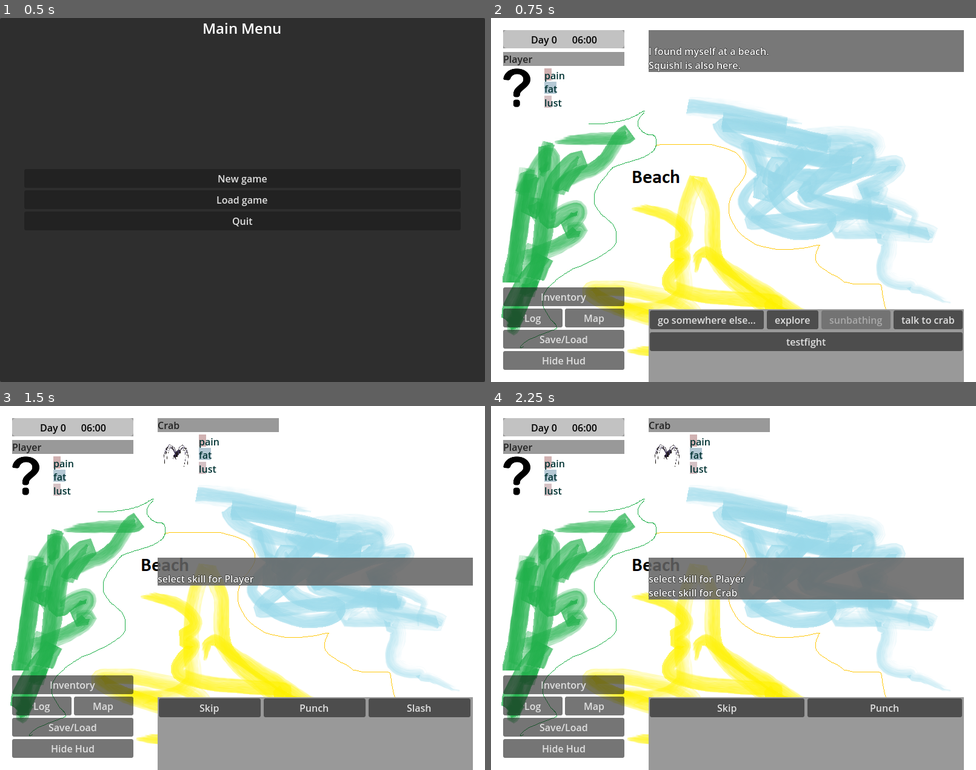
Above: before the commit, frames 1-4 (two rows, left to right).
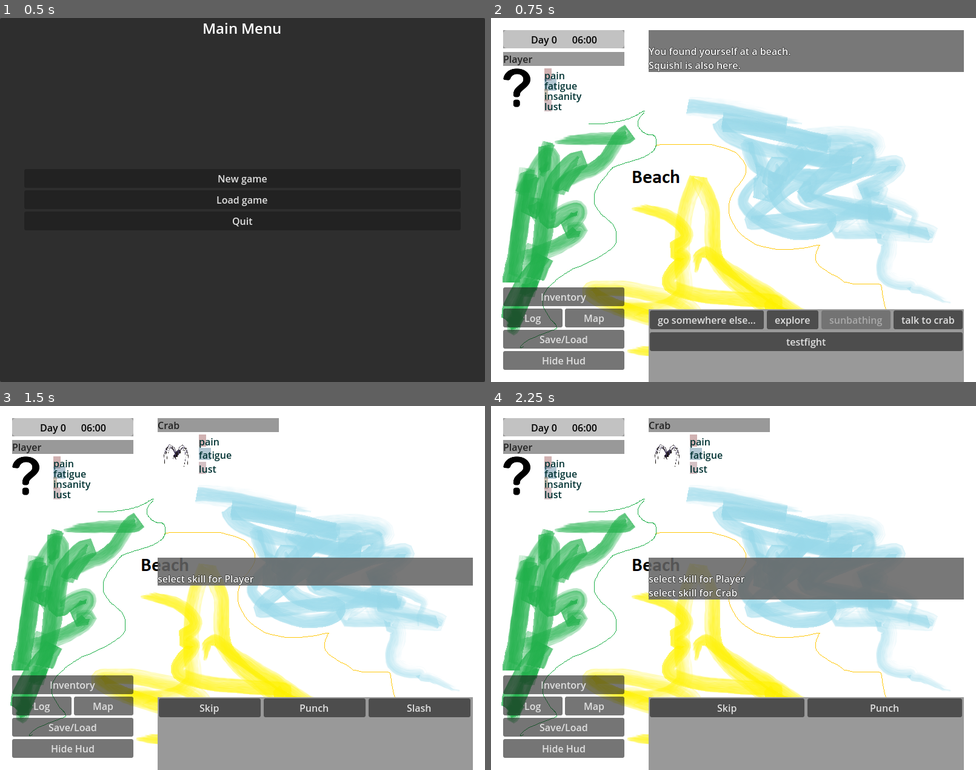
Above: after the commit, the same moments.

Repository: jackdarker/Octopant
Game: Godot game, scene res://ui/Loadingscreen.tscn
The game is run twice, just before and just after one commit, with the same random seed, the same clock (stepped at 60 frames per second) and the same inputs. The engine's default icon, where the game draws it, is replaced by a stand-in: a white triangle on a blue panel in a dark square.
Inputs:
- Up to frame 1 (0.5 s): no input
- Up to frame 2 (0.75 s): click "New game" at 0.5 s
- Up to frame 3 (1.5 s): click "testfight" at 1.25 s
- Up to frame 4 (2.25 s): click "Skip" at 2 s

Frame 1 is identical in both runs. In frame 2, 0.7% of the frame differs, in the area x 11-62%, y 8-26%; in frame 3, 0.3%; in frame 4, 0.3%.

Commit message:
???

Diff:
--- a/game/Tag.gd
+++ b/game/Tag.gd
@@ -1,7 +1,7 @@
 extends Node
 class_name Tag
 
-
+#TODO
 # Check.new(Obj.getTags()).Or(All("blue","flat").Any("tasty","boring"),Not("fishy"))
 
 var tagsToCheck:Array[String]=[]
--- a/game/character/character.gd
+++ b/game/character/character.gd
@@ -23,9 +23,9 @@
 	outfit=Outfit.new()
 	outfit.user=(self)
 	status=StatusList.new()
-	status.addItem(Status.create("pain",0,0,60))
-	status.addItem(Status.create("fatigue",0,0,100))
-	status.addItem(Status.create("lust",0,0,60))
+	status.addItem(Status.create(StatEnum.Pain,0,0,60))
+	status.addItem(Status.create(StatEnum.Fatigue,0,0,100))
+	status.addItem(Status.create(StatEnum.Lust,0,0,60))
 	effects=EffectsList.new()
 	effects.user=(self)
 	skills= Inventory.new()
--- a/game/character/player.gd
+++ b/game/character/player.gd
@@ -4,6 +4,7 @@
 func _init():
 	super()
 	self.ID="Player"
+	status.addItem(Status.create(StatEnum.Insanity,0,0,30))
 	self.skills.addItem(GR.createSkill("Skill_Slash"))
 
 func post_sleep():
--- a/game/main_scene.gd
+++ b/game/main_scene.gd
@@ -1,5 +1,4 @@
-extends Node
-class_name MainScene
+class_name MainScene extends Node
 
 signal time_passed(_secondsPassed)
 
@@ -193,11 +192,21 @@
 	startNewDay()
 	Global.pc.post_sleep()
 
+func defaultDefeat(scene):
+	Global.hud.clearOutput()
+	Global.hud.clearInput()
+	Global.hud.say("You lost")
+	Global.hud.addButton("Next","",
+		func():
+			Global.main.removeScene(scene)
+			Global.main.endCurrentScene()
+			)
+
+#region save/load
 #called by save-dialog
 func canSave()->bool:
 	return true
 
-#region save/load
 func loadData(data):
 	timeOfDay=data["time"]
 	currentDay=data["day"]
@@ -218,6 +227,7 @@
 	Global.pc.status.registerSignalItemChanged(Global.hud.on_pc_stat_update,"pain")
 	Global.pc.status.registerSignalItemChanged(Global.hud.on_pc_stat_update,"fatigue")
 	Global.pc.status.registerSignalItemChanged(Global.hud.on_pc_stat_update,StatEnum.Lust)
+	Global.pc.status.registerSignalItemChanged(Global.hud.on_pc_stat_update,StatEnum.Insanity)
 	Global.pc.effects.registerSignalItemsChanged(Global.hud.on_pc_effect_update)
 	#TODO force update HUD, also restore the running event ?
 	time_passed.emit(0)
--- a/game/quest/quest.gd
+++ b/game/quest/quest.gd
@@ -12,9 +12,13 @@
 @export_multiline var quest_description: String
 ## A brief description that outlines what must be done to complete the quest
 @export_multiline var quest_objective: String
+## is the quest visible (in Quest-Log & notifications)
+@export var hidden:= HIDE.NONE
 
 @export var steps: Array[QuestStep]
 @export var rewards: Array
+
+enum HIDE {NONE=0, NAME=1, ALL=255}
 
 ## Emitted by default when [method start] gets called.
 signal started
@@ -105,11 +109,13 @@
 		_i+=1
 	var data ={"ID":ID,
 			"complete":objective_completed,
+			"hidden": hidden,
 			"steps":stepData}
 	return(data)
 
 func loadData(data:Dictionary):
 	objective_completed=data["complete"]
+	hidden = data["hidden"]
 	var _i:int=0
 	for step in steps:
 		step.loadData(data["steps"][str(_i)])	#TODO things get messed up if steps are shuffled in new versions
@@ -117,6 +123,5 @@
 		step.updated.connect(_update_step.bind(step))
 
 
-
 func _to_string() -> String:
 	return "<Quest id=" + ID + " name=\"" + quest_name + "\">"
--- a/game/quest/quest_step.gd
+++ b/game/quest/quest_step.gd
@@ -2,6 +2,7 @@
 
 @export_multiline var title: String
 @export var completed: bool = false
+@export var hidden:=Quest.HIDE.NONE
 
 signal updated
 
@@ -15,7 +16,7 @@
 
 
 func saveData() -> Dictionary:
-	return {"completed": completed}
+	return {"completed": completed, "hidden":hidden}
 
 
 func loadData(data: Dictionary) -> void:
--- a/game/quest/step/gather_item.gd
+++ b/game/quest/step/gather_item.gd
@@ -1,4 +1,4 @@
-class_name GatherItemsQuestStep extends QuestStep
+class_name QuestStepGatherItems extends QuestStep
 
 ## questStep to gather item in inventory
 
--- /dev/null
+++ b/game/quest/step/has_flag.gd
@@ -0,0 +1,22 @@
+class_name QuestStepHasFlag extends QuestStep
+
+## questStep that checks on a flag
+
+
+@export var moduleID: String
+@export var flagID: String
+@export var valueMin = 0
+@export var valueMax = 1
+
+
+func ready() -> void:
+	postLoad()
+
+func postLoad()->void:
+	meets_condition()
+
+func meets_condition() -> bool:
+	var _x=GR.getModuleFlag(moduleID,flagID)
+	if _x && (_x is int || _x is float):
+		completed = (_x>=valueMin && _x<=valueMax)
+	return completed
--- /dev/null
+++ b/modules/__default/quest/quest_find_locations1.tres
@@ -0,0 +1,32 @@
+[gd_resource type="Resource" script_class="Quest" load_steps=6 format=3 uid="uid://bykkpmw4s63kr"]
+
+[ext_resource type="Script" uid="uid://27gxkaeehmlu" path="res://game/quest/step/has_flag.gd" id="1_crjtx"]
+[ext_resource type="Script" uid="uid://0jbnqgdlwjeo" path="res://game/quest/quest.gd" id="1_tl15q"]
+[ext_resource type="Script" uid="uid://csw73g6brkjr3" path="res://game/quest/quest_step.gd" id="2_s0n7i"]
+
+[sub_resource type="Resource" id="Resource_0y6lf"]
+script = ExtResource("1_crjtx")
+moduleID = "Default"
+flagID = "Found_Cliff"
+valueMin = 1
+title = "Find the cliff"
+hidden = 1
+metadata/_custom_type_script = "uid://27gxkaeehmlu"
+
+[sub_resource type="Resource" id="Resource_xx3fv"]
+script = ExtResource("1_crjtx")
+moduleID = "Default"
+flagID = "Found_DeepWoods"
+valueMin = 1
+title = "Find the forest"
+hidden = 1
+metadata/_custom_type_script = "uid://27gxkaeehmlu"
+
+[resource]
+script = ExtResource("1_tl15q")
+ID = "find_locations1"
+quest_name = "exploration #1"
+quest_description = "discover the areas around the beach"
+quest_objective = "explore the beach to find connected areas"
+steps = Array[ExtResource("2_s0n7i")]([SubResource("Resource_0y6lf"), SubResource("Resource_xx3fv")])
+metadata/_custom_type_script = "uid://27gxkaeehmlu"
--- /dev/null
+++ b/modules/__default/world/dng_beach.gd
@@ -0,0 +1,45 @@
+extends "res://modules/__default/world/nav_beach.gd"
+
+# the player has to pass multiple tests before he gets a prize
+# this is triggered by event_delve_beach
+
+
+func _init() -> void:
+	sceneID="dng_beach"
+
+func enterScene():
+	Global.pc.location=self.sceneID
+	#scene_ext=GR.getSceneExtensions(self.sceneID,self)
+	Global.hud.visible=true
+	Global.hud.clearOutput()
+	Global.hud.clearInput()
+	#for ext in scene_ext:
+	#	if ext.has_method("on_enterScene"):			#TODO use extension?
+	#		ext.on_enterScene()
+	#menu("")
+	set_bg(load("res://assets/images/nav_beach_sun.png"))
+	var room=GR.getModuleFlag("Squishl","Delve_State",0)
+	if (room<=1):
+		Global.hud.say("You walk into the water. There is something around your feet...")
+		Global.hud.addButton("Next","",_on_bt_fight_pressed)
+	else :
+		GR.increaseModuleFlag("Squishl","Daily_Treasure",1)
+		Global.hud.say("Finally you get to your prize-")
+		Global.hud.addButton("Next","",_on_prize_claim)
+
+func _on_bt_fight_pressed():
+	var _setup=CombatSetup.new()
+	var _x=Global.pc.effects.getItems()
+	_setup.onVictory= _postVictory
+	_setup.playerParty.push_back(Global.pc)
+	_setup.enemyParty.push_back(GR.createCharacter("Crab"))
+	Global.main.runScene("combat_scene",
+		[_setup],self.uniqueSceneID)
+
+func _postVictory(combatScene):
+	GR.increaseModuleFlag("Squishl","Delve_State",1)
+	Global.hud.say("You have won this fight")	#todo fetchloot
+	Global.hud.addButton("Next","",func():Global.main.removeScene(combatScene))
+
+func _on_prize_claim():
+	Global.main.removeScene(self)
--- /dev/null
+++ b/modules/__default/world/dng_beach.tscn
@@ -0,0 +1,7 @@
+[gd_scene load_steps=3 format=3 uid="uid://4f7lty3kt4gj"]
+
+[ext_resource type="PackedScene" uid="uid://b0qurwpsffl61" path="res://ui/navigation_scene.tscn" id="1_r73wo"]
+[ext_resource type="Script" uid="uid://df8778e4c151h" path="res://modules/__default/world/dng_beach.gd" id="2_r73wo"]
+
+[node name="Scene" instance=ExtResource("1_r73wo")]
+script = ExtResource("2_r73wo")
--- a/modules/__default/world/extend/nav_beach_ext.gd
+++ b/modules/__default/world/extend/nav_beach_ext.gd
@@ -5,11 +5,12 @@
 func on_enterScene():
 	parent_scene.set_bg(load("res://assets/images/nav_beach_sun.png"))
 	if (GR.getModuleFlag("Default","Found_Beach",0)<=0):
-		Global.hud.say("I found myself at a beach.")
+		Global.hud.say("You found yourself at a beach.")
 		GR.setModuleFlag("Default","Found_Beach",1)
 		Global.QS.start_quest(GR.getQuest("craft_knife"))
+		Global.QS.start_quest(GR.getQuest("find_locations1"))
 	else:
-		Global.hud.say("I found myself back at the beach.")
+		Global.hud.say("Visiting the the beach again.")
 
 func get_buttons(menuid:String,buttons:Array):
 	if(menuid==""):
@@ -40,4 +41,4 @@
 	Global.hud.clearOutput()
 	Global.hud.say("You lay down on the dry sand and expose yourself to the sun.")
 	Global.main.doTimeProcess(30*60)
-	parent_scene.addButton("Get up","",parent_scene.menu)
+	Global.hud.addButton("Get up","",parent_scene.menu)
--- a/modules/squishl/event/event_delve_beach.gd
+++ b/modules/squishl/event/event_delve_beach.gd
@@ -7,18 +7,14 @@
 	ID="EventDelveBeach"
 
 func react(_triggerID, _args)->bool:
-	var state=GR.getModuleFlag("Squishl","Delve_State",0)
-	#if(state==1):
-	#	return false				#TODO this is broken
-	#else:
 	Global.hud.say("There is something shiny over there. But you would have to walk through the water and something might lurk below.")
 	Global.hud.addButton("Ignore it","",_ignore,null)
 	Global.hud.addButton("Walk into the water","",_moveOn,null)
 	return true
 
 func canRun()->bool:
-	return true
-	#return (GR.getModuleFlag("Squishl","Squishl_Saved",0)==0)
+	var _x=GR.getModuleFlag("Squishl","Daily_Treasure",0)
+	return _x<1
 
 func _ignore():
 	Global.hud.say("\n")
@@ -26,6 +22,5 @@
 
 func _moveOn():
 	Global.hud.clearInput()
-	Global.main.runScene("interaction_scene",
-		[load("res://modules/squishl/interaction/delve_beach.gd"),
-		null],Global.main.getCurrentScene().uniqueSceneID)
+	GR.setModuleFlag("Squishl","Delve_State",0)
+	Global.main.runScene("dng_beach",[],Global.main.getCurrentScene().uniqueSceneID)
--- a/modules/squishl/interaction/delve_beach.gd
+++ /dev/null
@@ -1,30 +0,0 @@
-extends DialogueEngine
-
-# this is not a dialog but entry of a complex scene
-# - tell the player that he is moving into the water
-# - start a fight
-# - return here
-# - if he is still alive move to next fight, else throw him out
-
-enum { DEFAULT_BRANCH = 0 }
-
-var meta:Dictionary={}
-
-func _setup() -> void:
-	var first_entry : DialogueEntry
-	first_entry=add_text_entry("There is something in the water !", DEFAULT_BRANCH)
-	first_entry.set_metadata_data(meta)
-
-	var second_entry : DialogueEntry
-	second_entry=add_text_entry("There is something in the water !", DEFAULT_BRANCH)
-	second_entry.set_metadata_data(meta)
-	second_entry.set_metadata("fight",1)
-
-	self.entry_visited.connect(__react)
-
-func __react(entry : DialogueEntry):
-	var _item=entry.get_metadata("fight",0)
-	if(_item==1):
-		Global.pc.inventory.removeItemID("seashell")
-		Global.pc.inventory.addItemID("gel_green")
-	pass
--- a/ui/character_hud.gd
+++ b/ui/character_hud.gd
@@ -2,6 +2,7 @@
 
 @onready var pain_bar=$HBoxContainer/VBoxContainer/barPain
 @onready var fatigue_bar=$HBoxContainer/VBoxContainer/barFatigue
+@onready var insanity_bar=$HBoxContainer/VBoxContainer/barInsanity
 @onready var lust_bar=$HBoxContainer/VBoxContainer/barLust
 @onready var listEffects=$listEffects
 
@@ -13,8 +14,10 @@
 func _ready() -> void:
 	pain_bar.text="pain"
 	pain_bar.setTint(Color.LIGHT_CORAL,Color.CORAL)
-	fatigue_bar.text="fat"
+	fatigue_bar.text="fatigue"
 	fatigue_bar.setTint(Color.LIGHT_SKY_BLUE,Color.ROYAL_BLUE)
+	insanity_bar.text="insanity"
+	insanity_bar.setTint(Color.BURLYWOOD,Color.GOLDENROD)
 	lust_bar.text="lust"
 	lust_bar.setTint(Color.LIGHT_PINK,Color.HOT_PINK)
 	_apply_heights()
@@ -41,6 +44,11 @@
 	pain_bar.setValue(_n.value,_n.ul)
 	_n=who.getStat("fatigue")
 	fatigue_bar.setValue(_n.value,_n.ul)
+	_n=who.getStat("insanity")
+	if(!_n):
+		insanity_bar.visible=false
+	else:
+		insanity_bar.setValue(_n.value,_n.ul)
 	_n=who.getStat("lust")
 	lust_bar.setValue(_n.value,_n.ul)
 	_apply_heights()
--- a/ui/character_hud.tscn
+++ b/ui/character_hud.tscn
@@ -45,6 +45,10 @@
 custom_minimum_size = Vector2(20, 0)
 layout_mode = 2
 
+[node name="barInsanity" parent="HBoxContainer/VBoxContainer" instance=ExtResource("3_3h3vf")]
+custom_minimum_size = Vector2(20, 0)
+layout_mode = 2
+
 [node name="barLust" parent="HBoxContainer/VBoxContainer" instance=ExtResource("3_3h3vf")]
 custom_minimum_size = Vector2(20, 0)
 layout_mode = 2
--- a/ui/navigation_scene.gd
+++ b/ui/navigation_scene.gd
@@ -53,13 +53,13 @@
 	menu(menustack.pop_back())
 
 # override this !
-func on_button(_i:int):
-	pass
+#func on_button(_i:int):
+#	pass
 
 func navigate_home():
 	Global.main.runScene("nav_home")
 
 
-func show_msg():
-	msg.on_button.connect(on_button)
-	get_node("../../MessageHolder").add_child(msg)
+#func show_msg():
+#	msg.on_button.connect(on_button)
+#	get_node("../../MessageHolder").add_child(msg)
--- a/ui/wnd_quest.gd
+++ b/ui/wnd_quest.gd
@@ -22,10 +22,11 @@
 
 	var bt:Button
 	for item in Global.QS.get_active_quests():
-		bt=Button.new()
-		bt.text=item.quest_name
-		bt.pressed.connect(viewQuest.bind(item.ID))
-		%lst_active.add_child(bt)
+		if item.hidden == Quest.HIDE.NONE:
+			bt=Button.new()
+			bt.text=item.quest_name
+			bt.pressed.connect(viewQuest.bind(item.ID))
+			%lst_active.add_child(bt)
 	for item in Global.QS.get_completed_quests():
 		bt=Button.new()
 		bt.text=item.quest_name
@@ -40,5 +41,5 @@
 	for step in quest.steps:
 		text+="\n" #String.chr(13)+String.chr(10)
 		text+= "X " if step.completed else "O "
-		text+=step.title
+		text+=step.title if (step.hidden==Quest.HIDE.NONE || step.completed) else "???"
 	%lbl_questdesc.text=text
--- a/util/statenum.gd
+++ b/util/statenum.gd
@@ -3,3 +3,4 @@
 const Pain="pain"
 const Fatigue="fatigue"
 const Lust="lust"
+const Insanity="insanity"
Not shown, added: game/quest/step/has_flag.gd.uid
Not shown, added: modules/__default/world/dng_beach.gd.uid
Not shown, removed: modules/squishl/interaction/delve_beach.gd.uid
